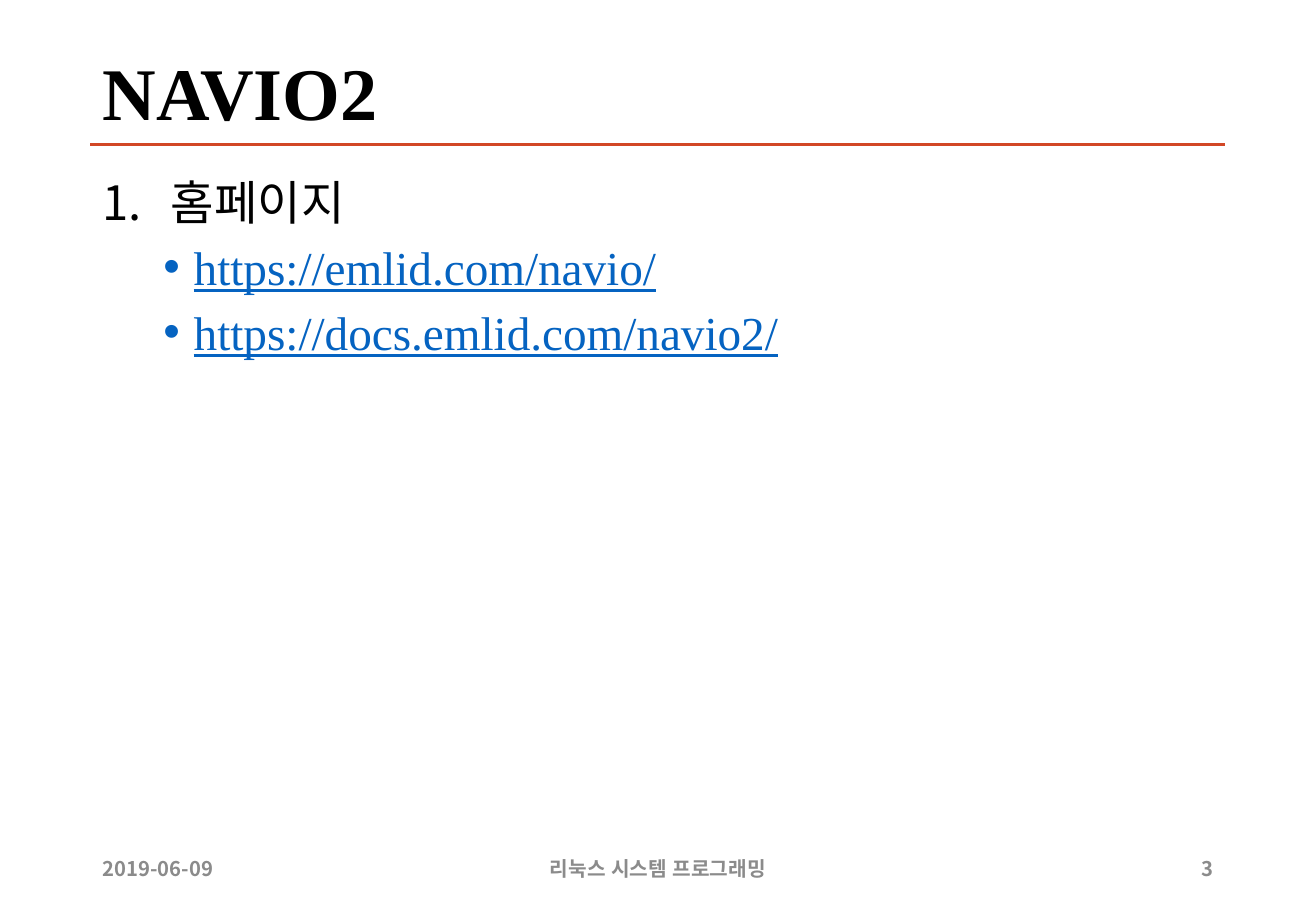
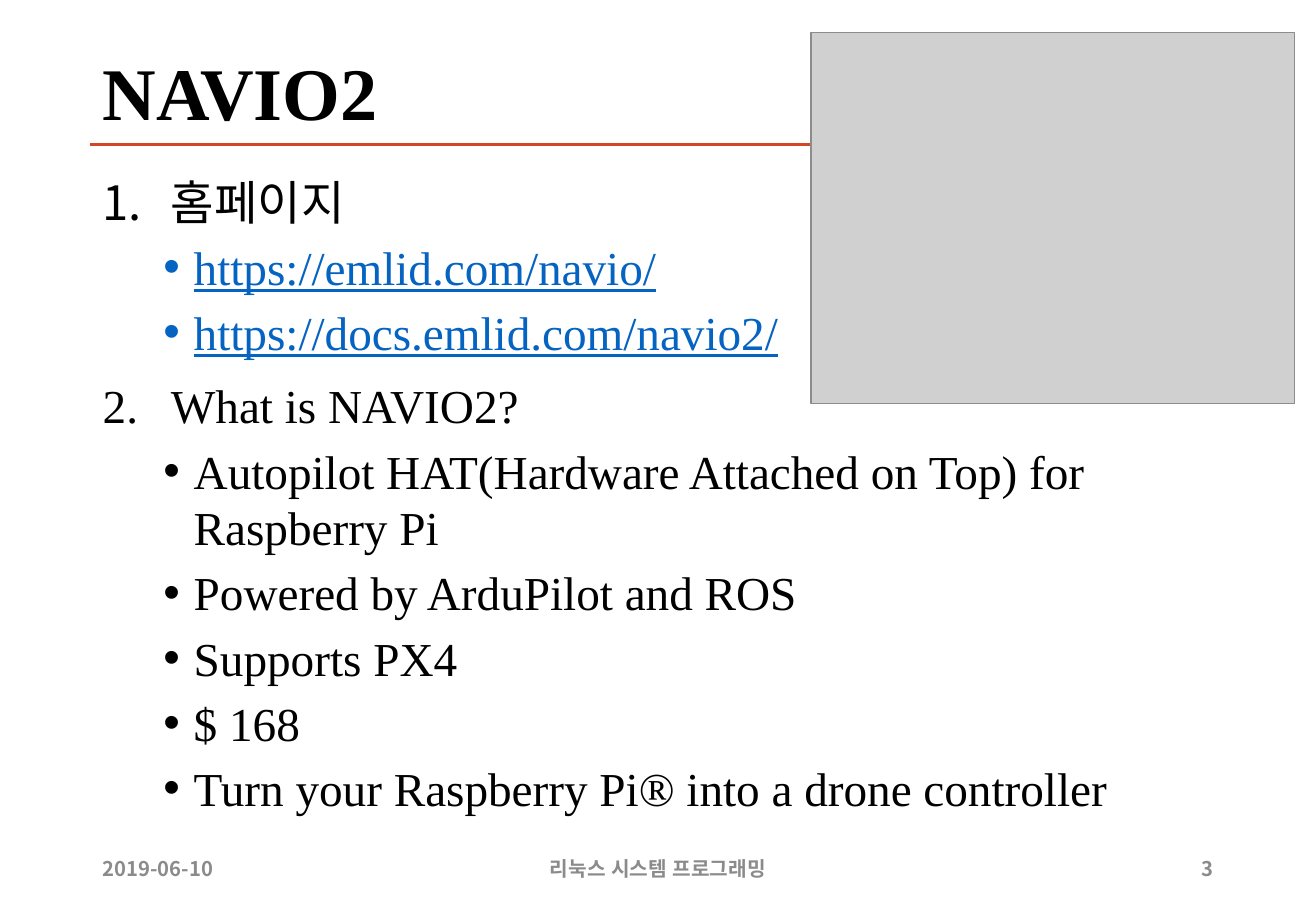
Before and after one commit to sunabove/autopilot_doc, a slide deck: slide 3 of 110 매뉴얼/190609 NAVIO 2 드론 제작 V1.1 (1).pptx. Drawn at 1316x911 pixels with LibreOffice and Linux fonts; fonts in the diff are those of the drawing; grey boxes stand for pictures. Boxes give left, top, right and bottom in pixels: in the first picture for what was removed or moved away, otherwise in the second. Text is boxed around its words. In the diff, an @@ line names an element or a change of style, - is before the commit and + after.

```diff
--- a/110 매뉴얼/190609 NAVIO 2 드론 제작 V1.1 (1).pptx
+++ b/110 매뉴얼/190609 NAVIO 2 드론 제작 V1.1 (1).pptx
@@ picture added at (811, 32, 1295, 403) @@
@@ text at (171, 390, 1106, 815): paragraphs added @@
+2. What is NAVIO2?
+  • Autopilot HAT(Hardware Attached on Top) for Raspberry Pi
+  • Powered by ArduPilot and ROS
+  • Supports PX4
+  • $ 168
+  • Turn your Raspberry Pi® into a drone controller
@@ text at (103, 861, 213, 876): text changed @@
-2019-06-09
+2019-06-10
```
Also in this commit, not shown: 19 other slides changed, 2 slides added, 4 other files.
